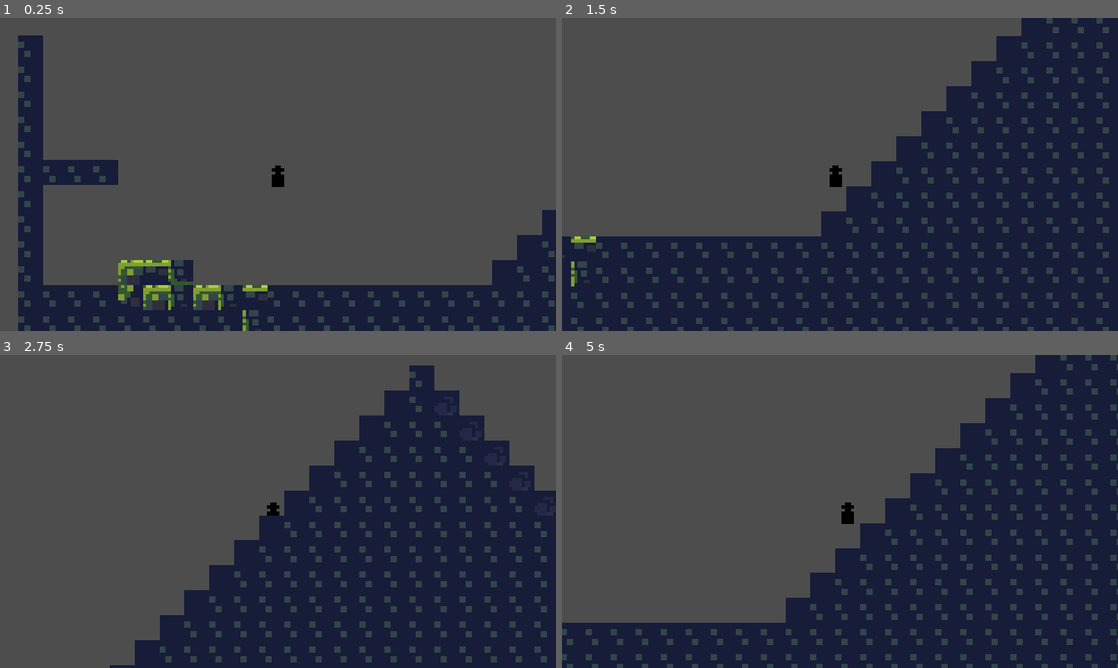
Above: before the commit, frames 1-4 (two rows, left to right).
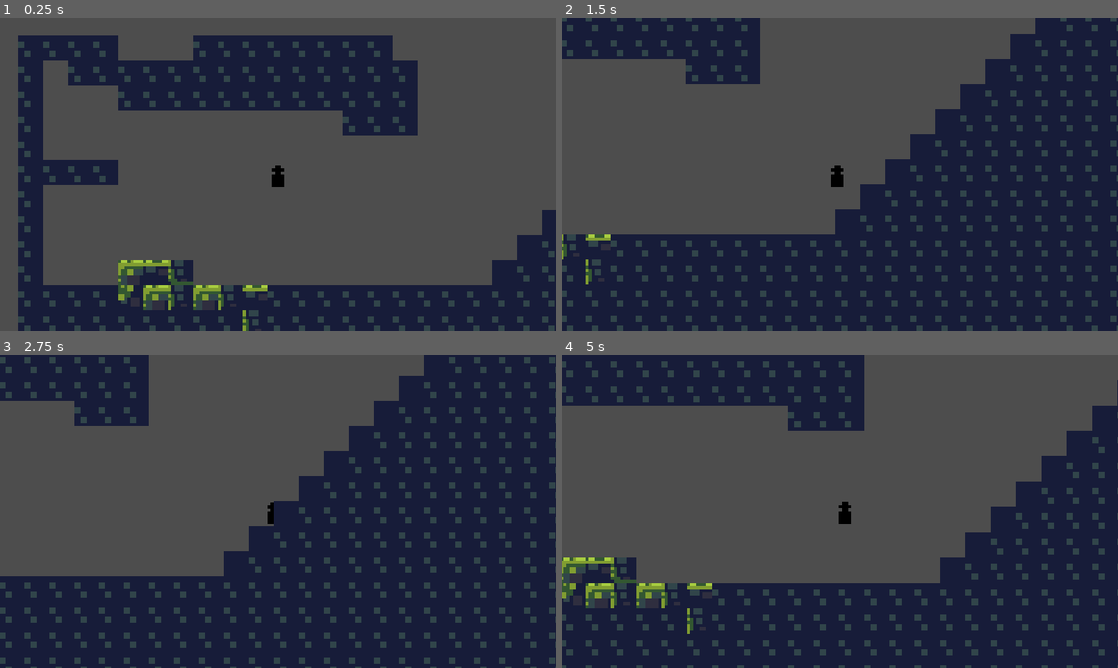
Above: after the commit, the same moments.

Repository: tetraminus/GrappleFormer
Game: Godot game, scene res://Rooms/Test/TestRoom1.tscn
Same seed, same stepped clock (60 frames per second), same inputs: the game is played once before the commit and once after it. The engine's default icon, where the game draws it, is replaced by a stand-in: a white triangle on a blue panel in a dark square.
Inputs (mouse positions are in pixels of both pictures, inside the frame that each line leads up to):
- Up to frame 1 (0.25 s): no input
- Up to frame 2 (1.5 s): move the mouse to (962, 158) at 0.52 s; hold D (move_right) 0.53-1.28 s; click (962, 158) at 0.6 s; tap Space (jump) at 0.77 s; move the mouse to (728, 190) at 1.27 s; hold S (move_down) from 1.28 s (still down); click (728, 190) at 1.35 s
- Up to frame 3 (2.75 s): tap Space (jump) at 1.52 s; move the mouse to (333, 442) at 2.02 s; release S (move_down) at 2.03 s; hold D (move_right) from 2.03 s (still down); click (333, 442) at 2.1 s
- Up to frame 4 (5 s): move the mouse to (812, 574) at 2.77 s; click (812, 574) at 2.85 s; tap Space (jump) at 3.02, 3.77, 4.52 s; move the mouse to (1006, 558) at 3.52 s; release D (move_right) at 3.53 s; hold A (move_left) from 3.53 s (still down); click (1006, 558) at 3.6 s; move the mouse to (673, 464) at 4.27 s; click (673, 464) at 4.35 s

The runs differ from the first frame. In frame 1, 14% of the frame differs, in the area x 7-76%, y 5-38%; in frame 2, 21%; in frame 3, 31%; in frame 4, 37%, in the area x 0-100%, y 0-100%.
Error before the commit: Invalid assignment of property or key 'target_position' with value of type 'Vector2' on a base object of type 'null instance'. (res://GrappleHolder.gd:19)

Commit message:
Get grappled idiot

Diff:
--- a/GrappleHolder.gd
+++ b/GrappleHolder.gd
@@ -1,7 +1,6 @@
 extends Node2D
-@onready var ray: RayCast2D = %RayCast2D
-@onready var attachpoint:DampedSpringJoint2D = %GrapplingHookAttachPoint
-@onready var EndPrefab = preload("res://Grapple/RopeSegment.tscn")
+@onready var ray: RayCast2D = $RayCast2D
+
 
 var current_grapple = null
 
@@ -15,21 +14,18 @@
 
 # Called every frame. 'delta' is the elapsed time since the previous frame.
 func _input(event):
-	if event is InputEventMouse:
-		ray.target_position = get_global_mouse_position()
+
 
 
 	if Input.is_action_just_pressed("grapple"):
 		ray.force_raycast_update()
 		if ray.is_colliding():
 			var point = ray.get_collision_point()
-			var distance = ray.get_collision_point().distance_to(attachpoint.global_position)
+			var distance = ray.get_collision_point().distance_to(owner.position)
 
-			var end = EndPrefab.instance()
-			end.global_position = point
-			get_tree().get_root().add_child(end)
-			current_grapple = end
+			owner.grapplepoint = point
+			owner.grappledistance = distance
 
-			attachpoint.node_b = end
-			attachpoint.length = distance
-			attachpoint.rest_length = distance
+	if Input.is_action_just_released("grapple"):
+		owner.grapplepoint = null
+		owner.grappledistance = null
--- a/Rooms/Test/TestRoom1.tscn
+++ b/Rooms/Test/TestRoom1.tscn
@@ -651,7 +651,7 @@
 scale = Vector2(32, 32)
 tile_set = SubResource("TileSet_wuuuw")
 format = 2
-layer_0/tile_data = PackedInt32Array(196610, 65536, 2, 19661 …(170929 unchanged characters)…  2, 6094975, 65536, 2, 6029439, 65536, 2)
+layer_0/tile_data = PackedInt32Array(196610, 65536, 2, 19661 …(170929 unchanged characters)…  2, 6094975, 65536, 2, 6029439, 65536, 2, -458745, 65536, 2, -458744, 65536, 2, -458743, 65536, 2, -458742, 65536, 2, -458741, 65536, 2, -458740, 65536, 2, -458739, 65536, 2, -458738, 65536, 2, -393202, 65536, 2, -393201, 65536, 2, -327665, 65536, 2, -262129, 65536, 2, -262130, 65536, 2, -262131, 65536, 2, -327668, 65536, 2, -327669, 65536, 2, -327670, 65536, 2, -327671, 65536, 2, -327672, 65536, 2, -327673, 65536, 2, -327674, 65536, 2, -327675, 65536, 2, -327667, 65536, 2, -327666, 65536, 2, -393203, 65536, 2, -393204, 65536, 2, -393205, 65536, 2, -393208, 65536, 2, -393209, 65536, 2, -393210, 65536, 2, -393207, 65536, 2, -393206, 65536, 2, -393211, 65536, 2, -393212, 65536, 2, -393213, 65536, 2, -393214, 65536, 2, -458750, 65536, 2, -458751, 65536, 2, -458749, 65536, 2, -327676, 65536, 2)
 
 [node name="StaticBody2D" type="StaticBody2D" parent="."]
 position = Vector2(17194, 11324)
--- a/player.gd
+++ b/player.gd
@@ -13,6 +13,8 @@
 var on_ground = false
 var sliding = false
 var slamming
+var grapplepoint
+var grappledistance
 
 
 func _ready():
@@ -34,6 +36,7 @@
 		$Icon.global_scale.x = base_scale.x
 		$Icon.position.y = 0
 
+	queue_redraw()
 var coyote_timer = 0
 
 #2d rigidbody character controller
@@ -135,13 +138,38 @@
 		state.linear_velocity.x = lerp(linear_velocity.x,0.0, 0.1)
 		state.linear_velocity.y = lerp(linear_velocity.y,0.0, 0.1)
 
+	# grapple logic
+	if grappledistance != null and grapplepoint != null:
+		# dont allow player to leave grapple radius
+		if global_position.distance_to(grapplepoint) > grappledistance:
+			apply_central_impulse((grapplepoint - global_position).normalized() * ((grapplepoint - global_position).length() - grappledistance))
+
+
+		if state.linear_velocity.dot(grapplepoint - global_position) < 0 and global_position.distance_to(grapplepoint) >= grappledistance:
+			#cancel any velocity in the opposite direction of the grapple point
+			state.linear_velocity = state.linear_velocity.project((grapplepoint - global_position).rotated(PI/2))
+
+
+
+
+
 	if test_move(transform, Vector2(0, 1), collision) and not sliding and abs(collision.get_angle()) > 0:
 		gravity = 0
 		#apply force to push player onto slope using the collision normal
 		apply_central_force (collision.get_normal() * -10000)
 
+	else:
+		gravity = base_gravity
 
 
 
-	else:
-		gravity = base_gravity
+
+func _draw():
+	if grapplepoint != null:
+		draw_line(Vector2.ZERO, grapplepoint - global_position, Color(1, 1, 1, 1), 2)
+		draw_circle(grapplepoint - global_position, 5, Color(1, 1, 1, 1))
+		draw_circle(grapplepoint - global_position, grappledistance, Color(1, 1, 1, 0.1))
+		#draw velocity vector
+		draw_line(Vector2.ZERO, linear_velocity, Color(1, 1, 1, 1), 2)
+		#draw rotated velocity vector
+		draw_line(Vector2.ZERO, linear_velocity.rotated(grapplepoint.angle_to(global_position) + PI/2), Color(1, 1, 1, 1), 2)
